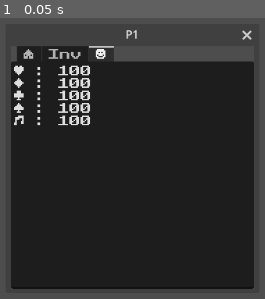
Above: before the commit, frame 1.
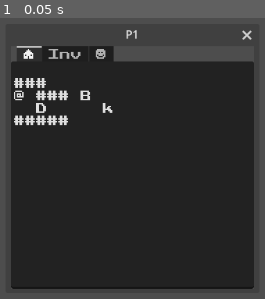
Above: after the commit, the same moment.

Repository: KaizNike/rlreddit-roguelike-tutorial-project-by-KN
Game: Godot game, scene res://src/player.tscn
The game is run twice, just before and just after one commit, with the same random seed, the same clock (stepped at 60 frames per second) and the same inputs. The project has no main scene, so this scene is started directly.
Inputs:
- Up to frame 1 (0.05 s): no input

The runs differ from the first frame. In frame 1, 3.1% of the frame differs, in the area x 5-44%, y 9-39%.

Commit message:
Final Touches D1

Diff:
--- a/Multiplayer RL - RLReddit Project/src/player.tscn
+++ b/Multiplayer RL - RLReddit Project/src/player.tscn
@@ -14,26 +14,24 @@
 grow_horizontal = 2
 grow_vertical = 2
 theme = ExtResource("1_8oujw")
-current_tab = 2
 
 [node name="⌂" type="TextEdit" parent="TabContainer"]
-visible = false
 layout_mode = 2
 theme = ExtResource("1_8oujw")
+text = "
+###
+@ ### B
+  D     k
+#####"
 placeholder_text = "World! Hello!"
 
-[node name="Inv" type="PanelContainer" parent="TabContainer"]
+[node name="Inv" type="TextEdit" parent="TabContainer"]
 visible = false
-layout_mode = 2
-
-[node name="InvRTLabel" type="TextEdit" parent="TabContainer/Inv"]
 layout_mode = 2
 text = "1 x Potion of Scrying"
 
-[node name="☻" type="PanelContainer" parent="TabContainer"]
-layout_mode = 2
-
-[node name="PlayerRTLabel" type="TextEdit" parent="TabContainer/☻"]
+[node name="☻" type="TextEdit" parent="TabContainer"]
+visible = false
 layout_mode = 2
 text = "♥ : 100
 ♦ : 100
